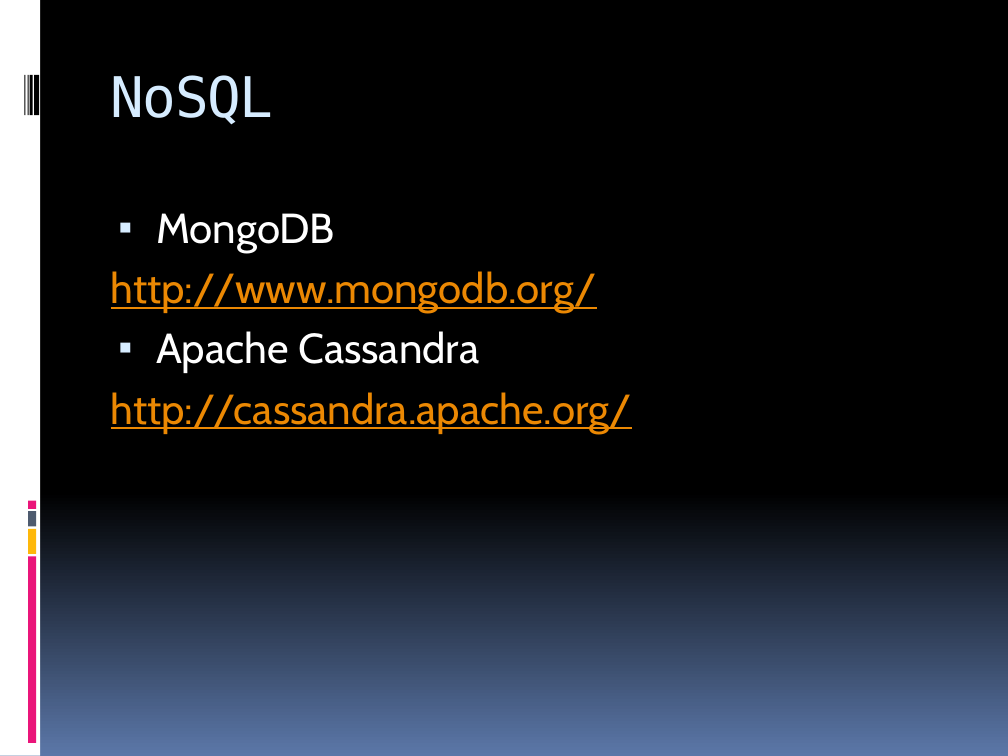
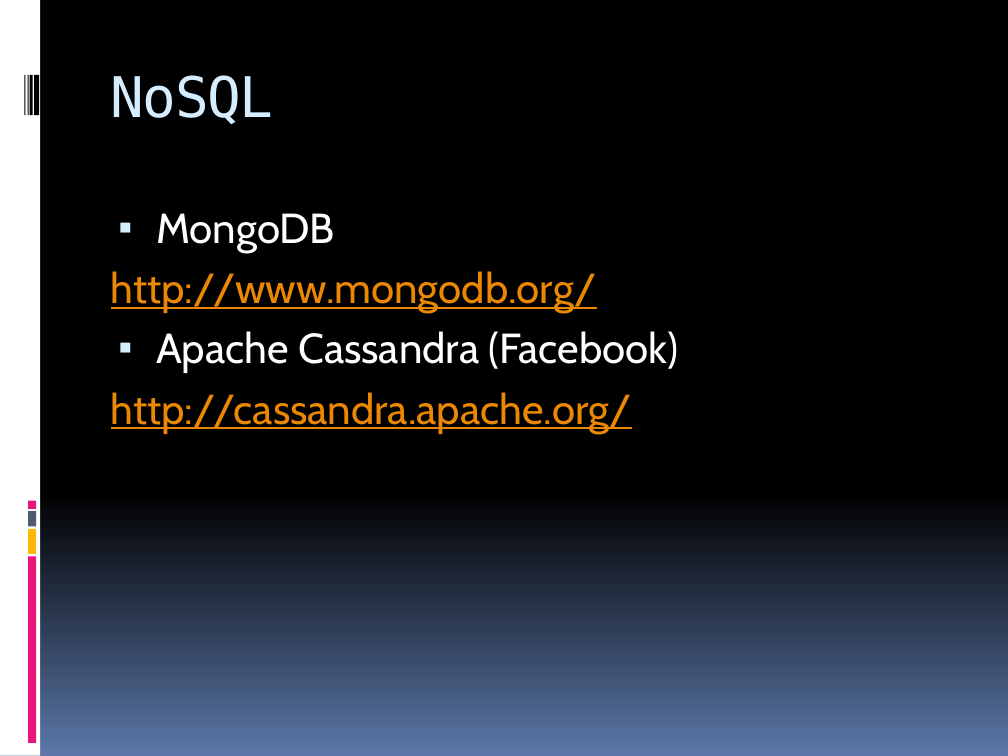
Before and after one commit to icssc-projects/WebDevWorkshop, a slide deck: slide 11 of Web Dev Workshop.pptx (slide 10 before the commit). Drawn at 1008x756 pixels with LibreOffice and Linux fonts; fonts in the diff are those of the drawing. Boxes give left, top, right and bottom in pixels: in the first picture for what was removed or moved away, otherwise in the second. Text is boxed around its words. In the diff, an @@ line names an element or a change of style, - is before the commit and + after.

```diff
--- a/Web Dev Workshop.pptx
+++ b/Web Dev Workshop.pptx
@@ text at (156, 331, 679, 373): text changed @@
-▪ Apache Cassandra
+▪ Apache Cassandra (Facebook)
```
Also in this commit, not shown: 3 other slides changed, 1 slide added.
